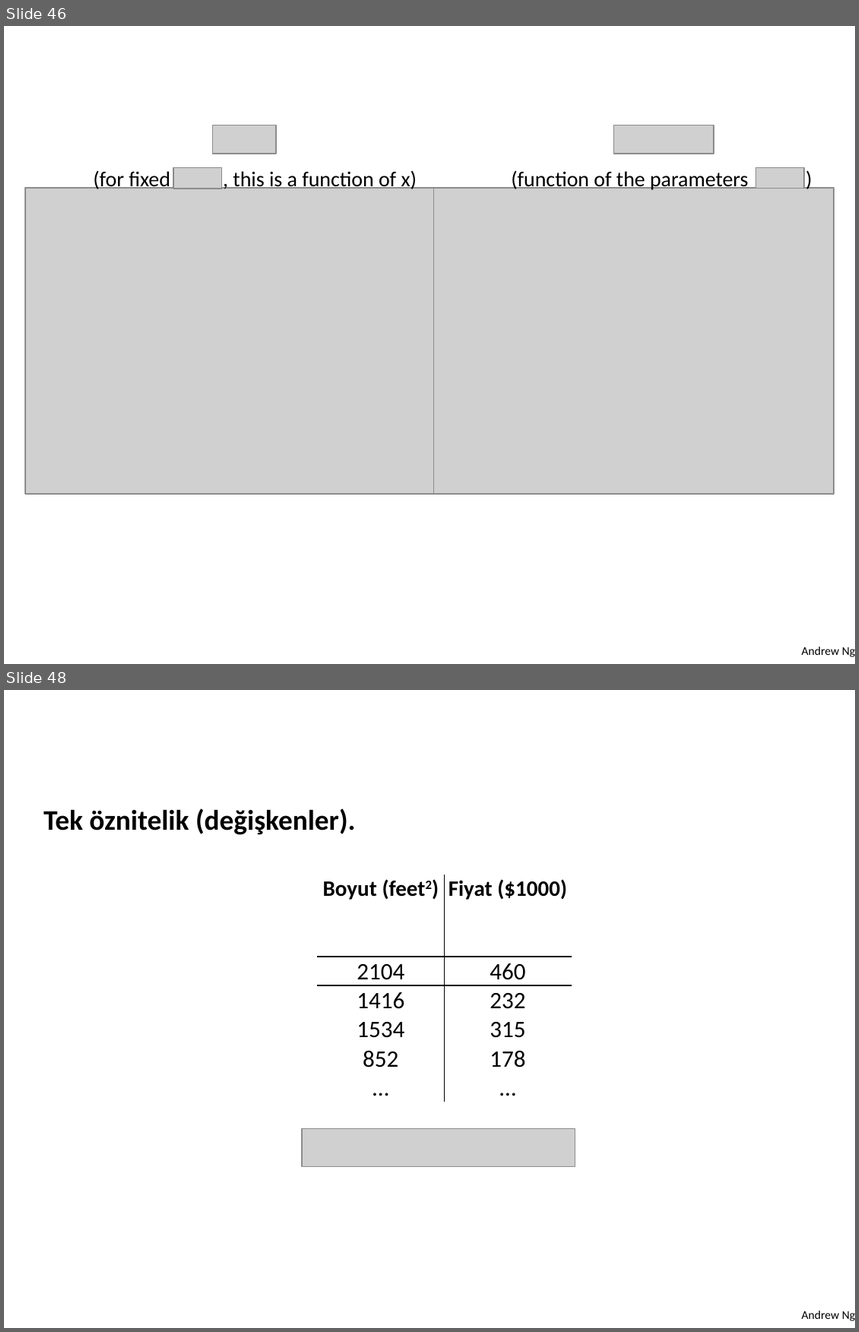
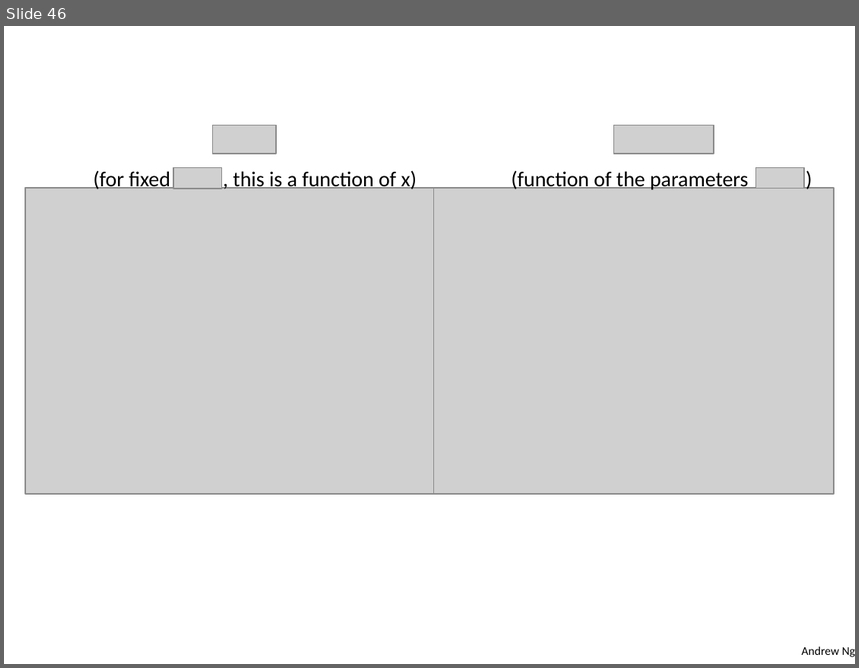
Before and after one commit to asenturk/asenturk.github.io, a slide deck: eem272/dersler/images/02_slayt.pptx. Shown one above the other, each under a label of ours: slides 46 and 48 before the commit, slide 46 after it; the slides between them are not shown. The pictures are 859x1332 and 859x668 pixels, drawn with LibreOffice and Linux fonts; fonts in the diff are those of the drawing; grey boxes stand for pictures; background and template pictures are left out. Boxes give left, top, right and bottom in pixels: in the first picture for what was removed or moved away, otherwise in the second. Text is boxed around its words. In the diff, an @@ line names an element or a change of style, - is before the commit and + after.

```diff
--- a/eem272/dersler/images/02_slayt.pptx
+++ b/eem272/dersler/images/02_slayt.pptx
@@ slide 48 removed at [4,690,855,1328], background #FFFFFF; not listed: 1 template element that a slide beside it also shows @@
@@ text removed at [44,809,355,835] @@
-Tek öznitelik (değişkenler).
@@ table removed at [317,875,572,1103], 6 rows, 2 columns @@
-Boyut (feet2) | Fiyat ($1000)
-2104 | 460
-1416 | 232
-1534 | 315
-852 | 178
-… | …
@@ picture removed at [301,1129,575,1168] @@
```
Also in this commit, not shown: 13 other slides removed, 4 other files.
